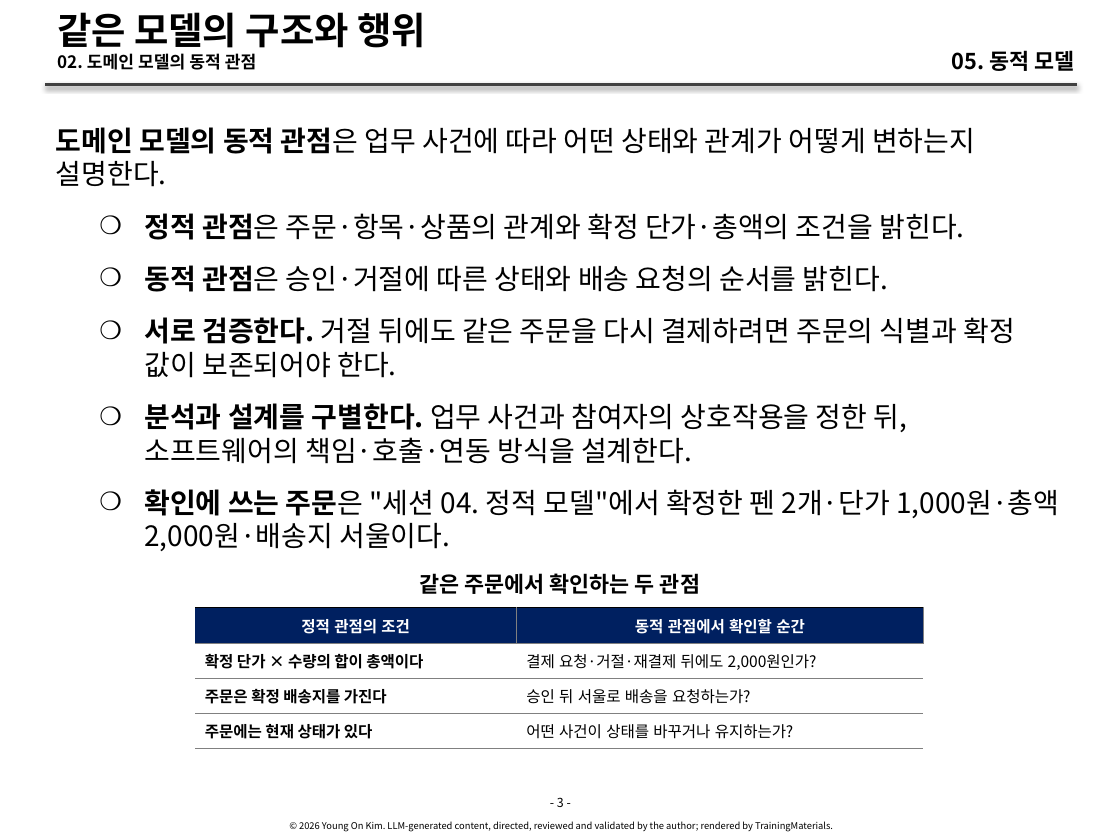
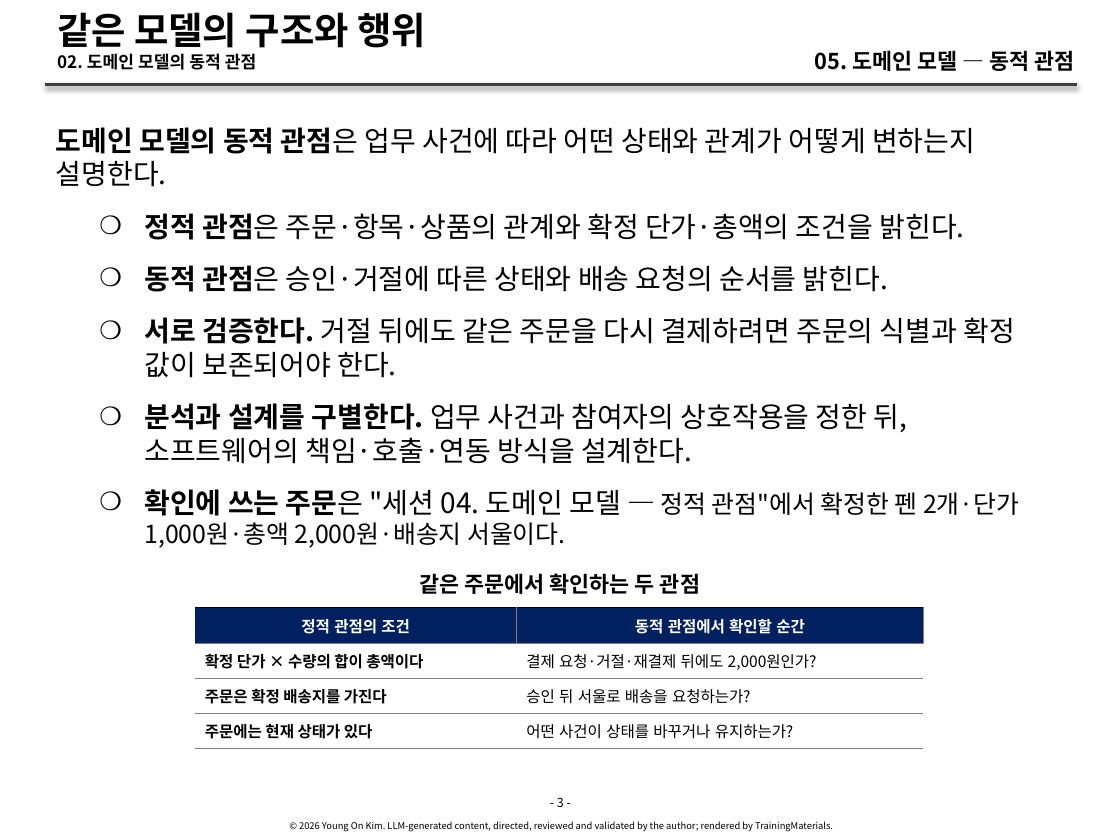
Before and after one commit to YoungSan77/TrainingMaterials, a slide deck: slide 3 of courses/ai-native/sessions/s05.pptx. Drawn at 1120x840 pixels with LibreOffice and Linux fonts; fonts in the diff are those of the drawing. Boxes give left, top, right and bottom in pixels: in the first picture for what was removed or moved away, otherwise in the second. Text is boxed around its words. In the diff, an @@ line names an element or a change of style, - is before the commit and + after.

```diff
--- a/courses/ai-native/sessions/s05.pptx
+++ b/courses/ai-native/sessions/s05.pptx
@@ text at [815,50,1075,71]: text changed @@
-05. 동적 모델
+05. 도메인 모델 — 동적 관점
@@ text at [144,489,1019,548]: text changed; size 18 to 16 pt @@
-    ❍ 확인에 쓰는 주문은 "세션 04. 정적 모델"에서 확정한 펜 2개·단가 1,000원·총액 2,000원·배송지 서울이다.
+    ❍ 확인에 쓰는 주문은 "세션 04. 도메인 모델 — 정적 관점"에서 확정한 펜 2개·단가 1,000원·총액 2,000원·배송지 서울이다.
```
Also in this commit, not shown: 35 other slides changed, 23 other files.
